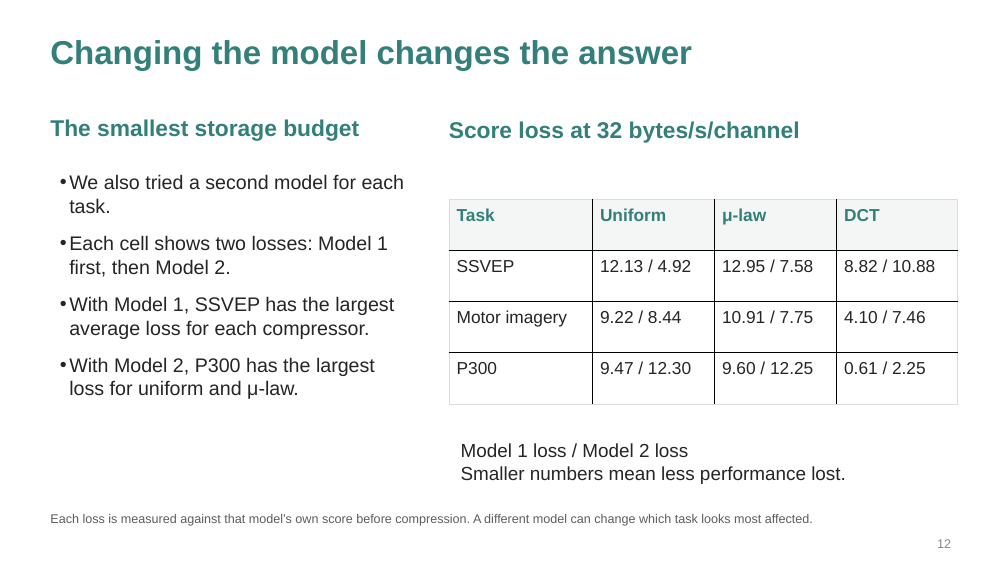
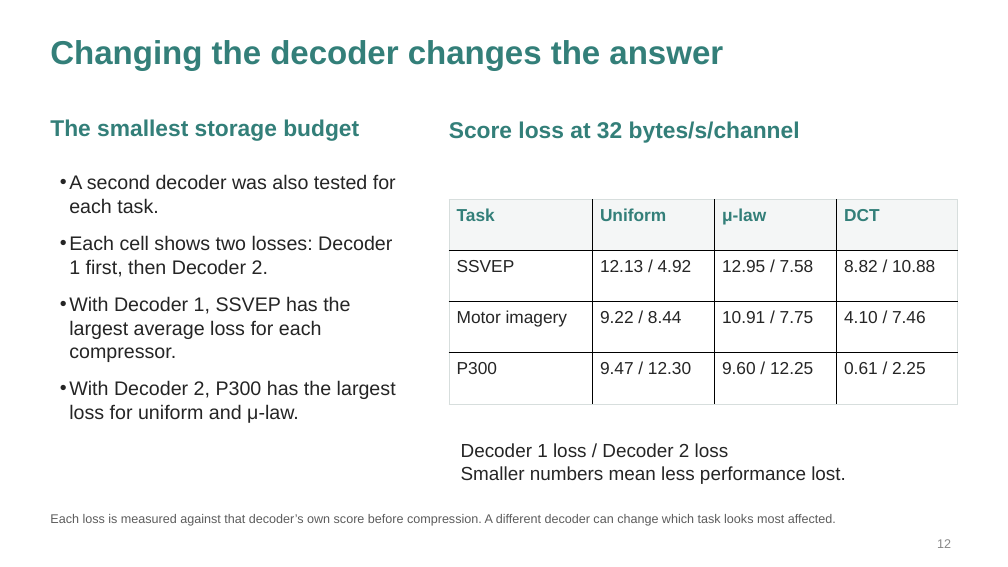
Before and after one commit to Deb044/DataCompression, a slide deck: slide 12 of output/presentation/every-bit-of-the-brain.pptx. Drawn at 1008x567 pixels with LibreOffice and Linux fonts; fonts in the diff are those of the drawing. Boxes give left, top, right and bottom in pixels: in the first picture for what was removed or moved away, otherwise in the second. Text is boxed around its words. In the diff, an @@ line names an element or a change of style, - is before the commit and + after.

Commit message:
slides: clarify decoders and task-aware compression goals

```diff
--- a/output/presentation/every-bit-of-the-brain.pptx
+++ b/output/presentation/every-bit-of-the-brain.pptx
@@ text at [50,40,723,71]: text changed @@
-Changing the model changes the answer
+Changing the decoder changes the answer
@@ text at [69,174,396,423]: text changed @@
-• We also tried a second model for each task.
-• Each cell shows two losses: Model 1 first, then Model 2.
-• With Model 1, SSVEP has the largest average loss for each compressor.
-• With Model 2, P300 has the largest loss for uniform and μ-law.
+• A second decoder was also tested for each task.
+• Each cell shows two losses: Decoder 1 first, then Decoder 2.
+• With Decoder 1, SSVEP has the largest average loss for each compressor.
+• With Decoder 2, P300 has the largest loss for uniform and μ-law.
@@ text at [461,443,729,457]: text changed @@
-Model 1 loss / Model 2 loss
+Decoder 1 loss / Decoder 2 loss
@@ text at [50,514,836,526]: text changed @@
-Each loss is measured against that model’s own score before compression. A different model can change which task looks most affected.
+Each loss is measured against that decoder’s own score before compression. A different decoder can change which task looks most affected.
```
Also in this commit, not shown: 11 other slides changed, 5 other files.
